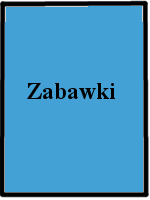
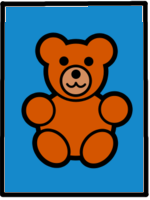
Two versions of the same layered image (150×200). Layer-by-layer changes:
renamed "Zabawki" to "Wklejona warstwa", painted on it over bbox(20, 32, 134, 169)
renamed "Tło" to "Zabawki.png", painted on it over bbox(5, 6, 143, 192)
